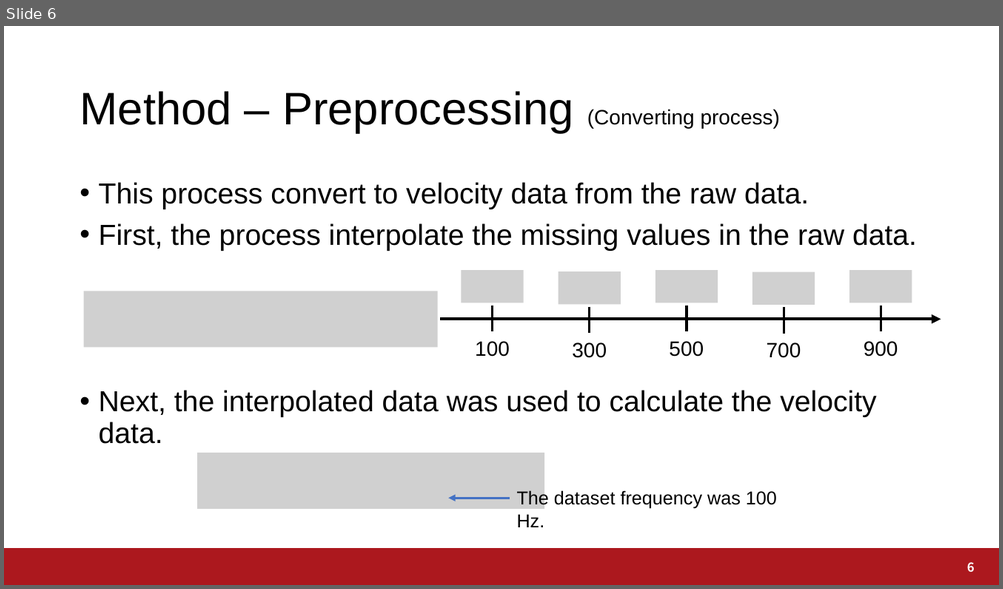
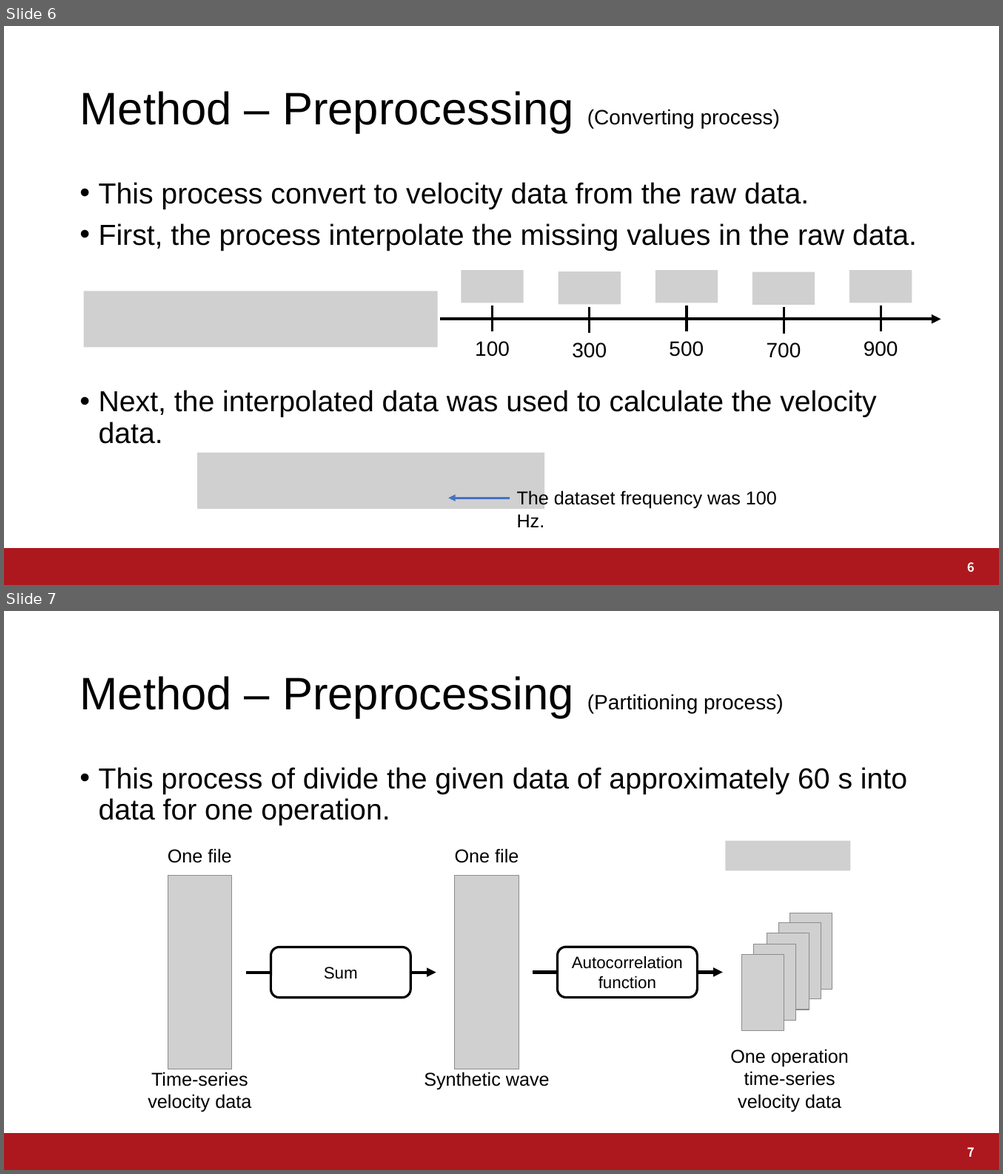
Before and after one commit to a2h1r0/lab, a slide deck: paper/ABC2021BentoChallenge/ABC2021.pptx. Shown one above the other, each under a label of ours: slide 6 before the commit, slides 6 and 7 after it. The pictures are 1003x589 and 1003x1174 pixels, drawn with LibreOffice and Linux fonts; fonts in the diff are those of the drawing; grey boxes stand for pictures; background and template pictures are left out. Boxes give left, top, right and bottom in pixels: in the first picture for what was removed or moved away, otherwise in the second. Text is boxed around its words. In the diff, an @@ line names an element or a change of style, - is before the commit and + after.

```diff
--- a/paper/ABC2021BentoChallenge/ABC2021.pptx
+++ b/paper/ABC2021BentoChallenge/ABC2021.pptx
@@ slide 7 added at <box>4,611,999,1170</box>, background #FFFFFF; not listed: 1 template element that a slide beside it also shows @@
@@ title added at <box>79,676,782,718</box>, 20 pt, text #000000 @@
+Method – Preprocessing (Partitioning process)
@@ text added at <box>99,767,907,826</box>, 28 pt, text #000000 @@
+• This process of divide the given data of approximately 60 s into data for one operation.
@@ text added at <box>168,849,231,863</box>, 18 pt, text #000000 @@
+One file
@@ text added at <box>455,849,518,863</box>, 18 pt, text #000000 @@
+One file
@@ group added at <box>726,841,851,1112</box>: 6 pictures, 1 text @@
+One operation
+time-series
+velocity data
@@ picture added at <box>168,876,232,1070</box> @@
@@ picture added at <box>455,876,519,1070</box> @@
@@ rounded rectangle added at <box>271,948,410,998</box>, fill #FFFFFF, outline #000000 2.25 pt, 16 pt, text #000000 @@
+Sum
@@ rounded rectangle added at <box>558,948,697,998</box>, fill #FFFFFF, outline #000000 2.25 pt, 16 pt, text #000000 @@
+Autocorrelation
+function
@@ arrow added from (247, 973) to (436, 973), #000000 3 pt @@
@@ arrow added from (533, 973) to (723, 973), #000000 3 pt @@
@@ text added at <box>148,1072,251,1113</box>, 18 pt, text #000000 @@
+Time-series
+velocity data
@@ text added at <box>424,1072,549,1090</box>, 18 pt, text #000000 @@
+Synthetic wave
@@ page number added at <box>967,1147,974,1157</box>, 12 pt, text #FFFFFF, bold @@
+7
```
Also in this commit, not shown: 1 slide changed, 2 other files.
